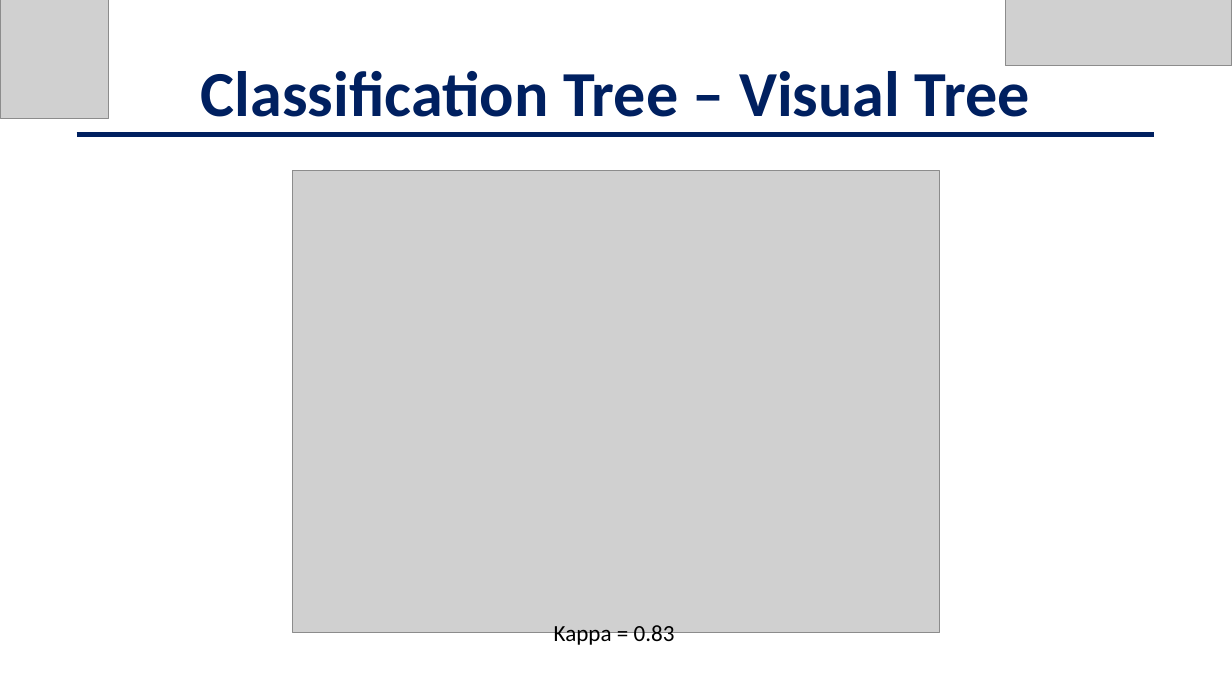
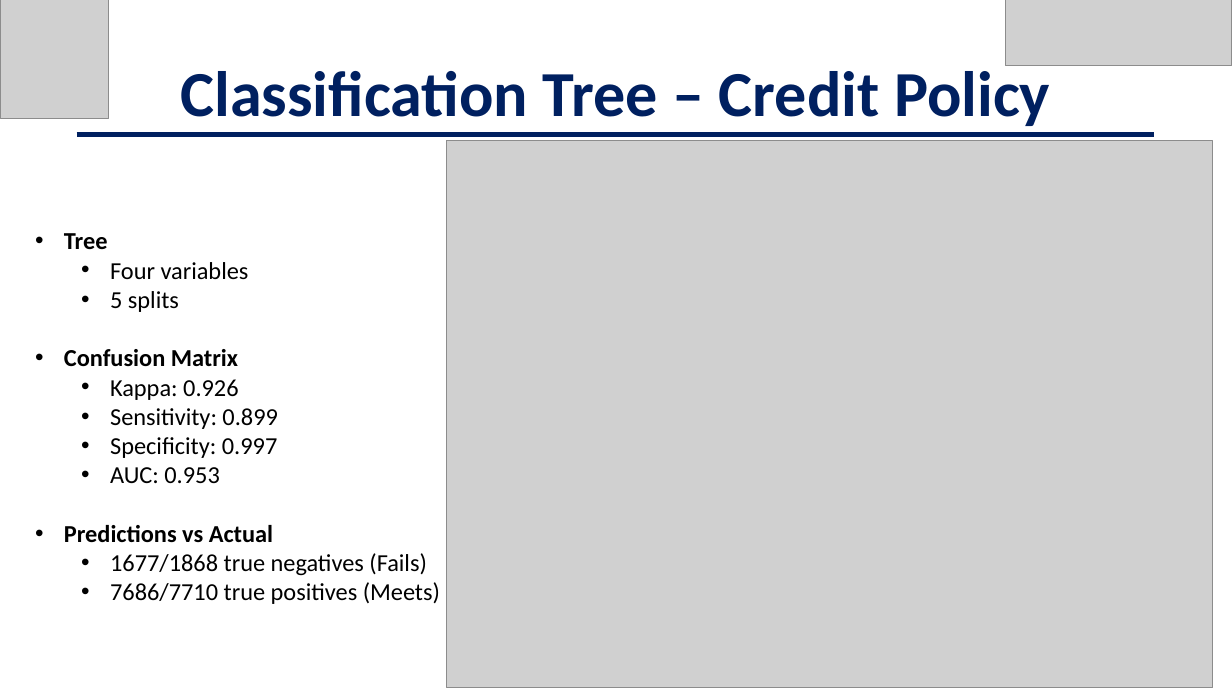
Before and after one commit to jschild01/JMB_DATS_6101, a slide deck: slide 24 of Project2/EDA_LendingClub_Slides - Project 2.pptx. Drawn at 1232x693 pixels with LibreOffice and Linux fonts; fonts in the diff are those of the drawing; grey boxes stand for pictures; background and template pictures are left out. Boxes give left, top, right and bottom in pixels: in the first picture for what was removed or moved away, otherwise in the second. Text is boxed around its words. In the diff, an @@ line names an element or a change of style, - is before the commit and + after.

```diff
--- a/Project2/EDA_LendingClub_Slides - Project 2.pptx
+++ b/Project2/EDA_LendingClub_Slides - Project 2.pptx
@@ text at (181,62,1050,126): text changed @@
-Classification Tree – Visual Tree
+Classification Tree – Credit Policy
@@ picture added at (446,140,1213,688) @@
@@ picture removed at (293,171,940,633) @@
@@ text at (64,233,440,604): text changed; size 18 to 19 pt @@
-Kappa = 0.83
+• Tree
+  • Four variables
+  • 5 splits
+• Confusion Matrix
+  • Kappa: 0.926
+  • Sensitivity: 0.899
+  • Specificity: 0.997
+  • AUC: 0.953
+• Predictions vs Actual
+  • 1677/1868 true negatives (Fails)
+  • 7686/7710 true positives (Meets)
```
Also in this commit, not shown: 1 slide added, 1 other file.
